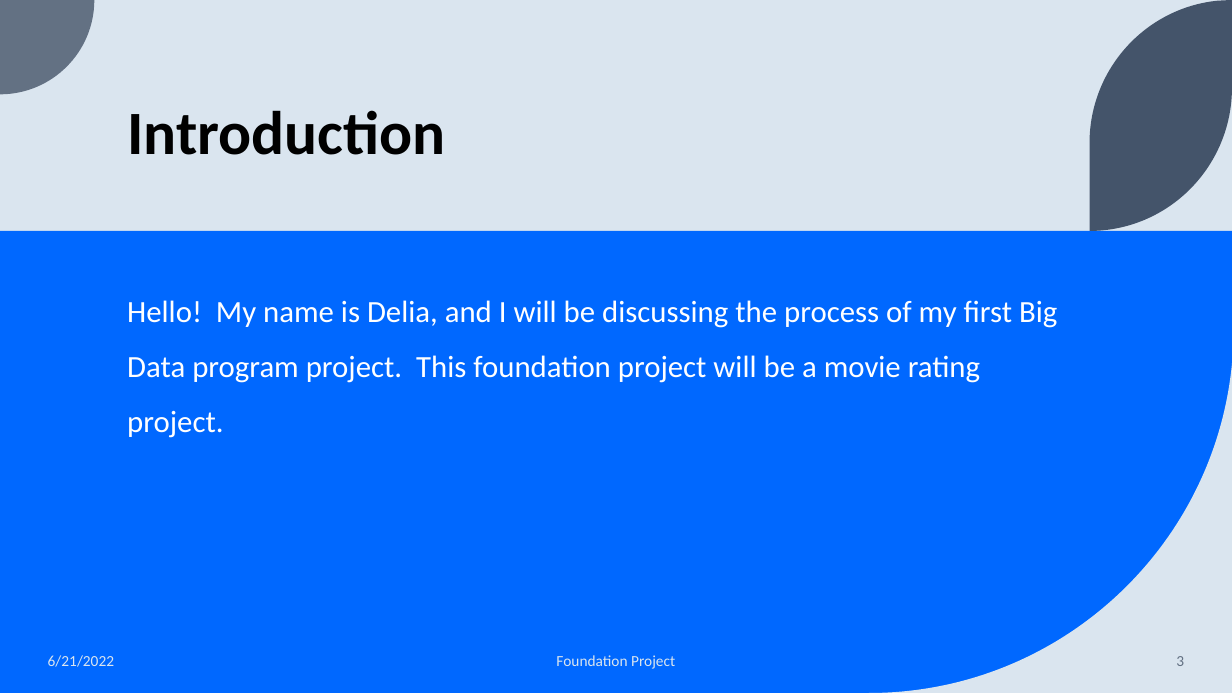
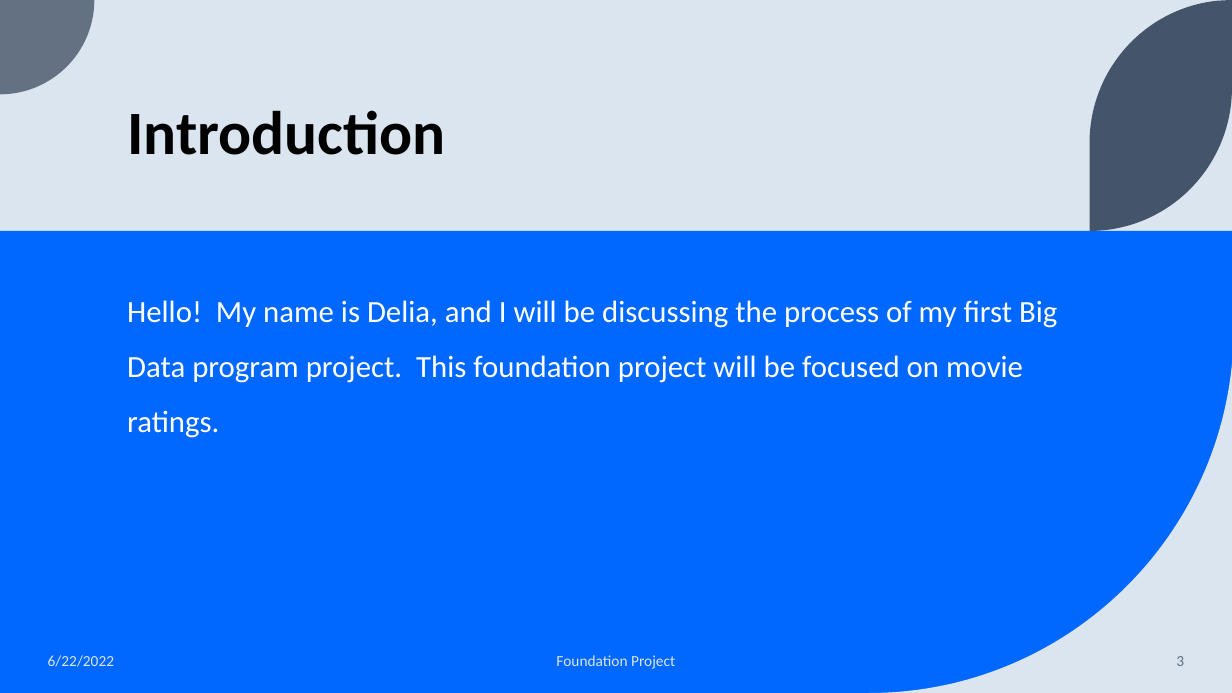
Before and after one commit to Delia-42/Movie_Project, a slide deck: slide 3 of Foundation Project_PP.pptx. Drawn at 1232x693 pixels with LibreOffice and Linux fonts; fonts in the diff are those of the drawing. Boxes give left, top, right and bottom in pixels: in the first picture for what was removed or moved away, otherwise in the second. Text is boxed around its words. In the diff, an @@ line names an element or a change of style, - is before the commit and + after.

```diff
--- a/Foundation Project_PP.pptx
+++ b/Foundation Project_PP.pptx
@@ text at (127, 300, 1057, 438): text changed @@
-Hello! My name is Delia, and I will be discussing the process of my first Big Data program project. This foundation project will be a movie rating project.
+Hello! My name is Delia, and I will be discussing the process of my first Big Data program project. This foundation project will be focused on movie ratings.
@@ text at (48, 655, 114, 667): text changed @@
-6/21/2022
+6/22/2022
```
Also in this commit, not shown: 3 other slides changed, 1 slide removed.
